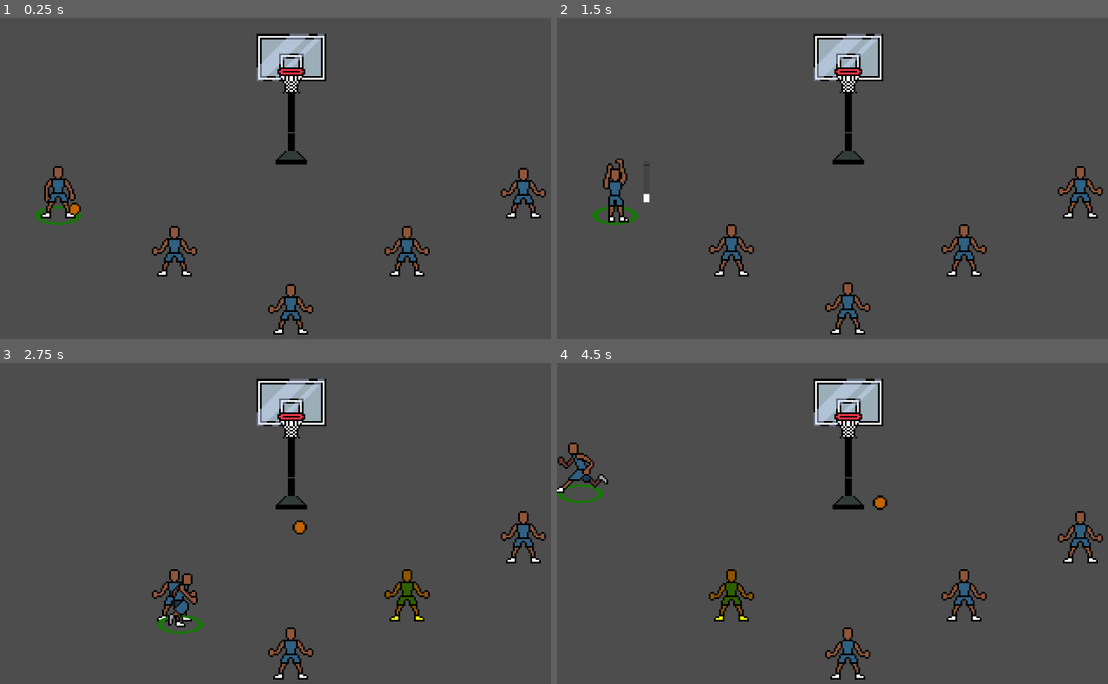
Above: before the commit, frames 1-4 (two rows, left to right).
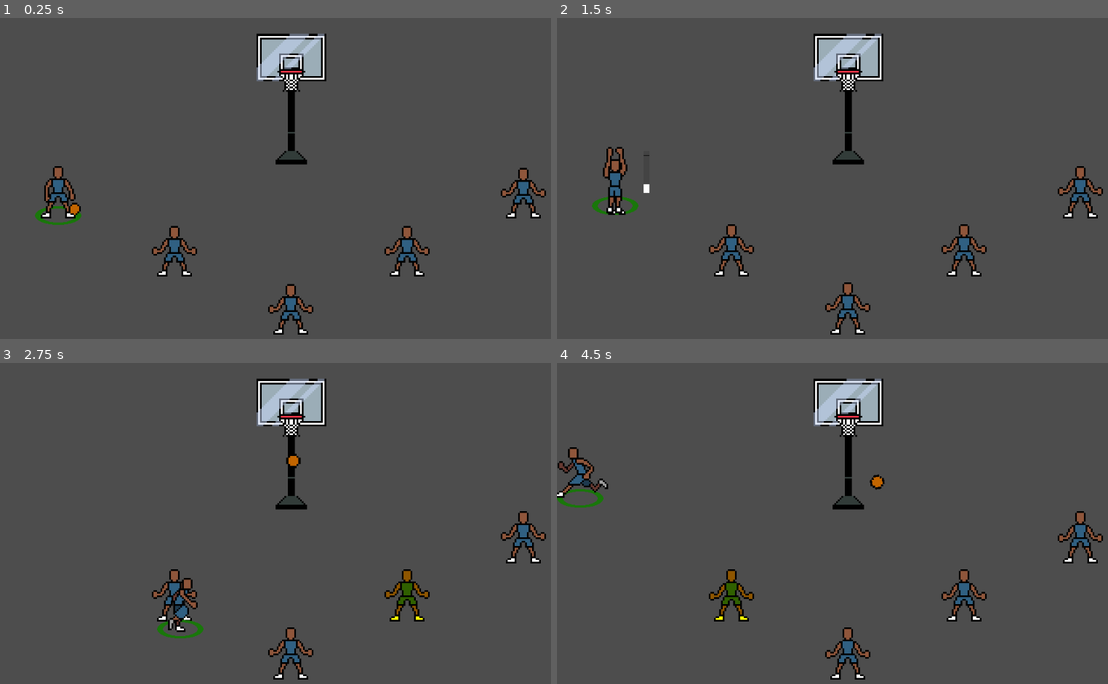
Above: after the commit, the same moments.

Repository: david8zhang/baller-quest-godot
Game: Godot game, scene res://scenes/Main.tscn
The game is run twice, just before and just after one commit, with the same random seed, the same clock (stepped at 60 frames per second) and the same inputs.
Inputs:
- Up to frame 1 (0.25 s): no input
- Up to frame 2 (1.5 s): hold Right (move_right) 0.53-1.28 s; hold F (shoot_ball) 0.53-1.28 s; hold Down (move_down) from 1.28 s (still down); tap Space (pass) at 1.35 s
- Up to frame 3 (2.75 s): tap F (shoot_ball) at 1.55 s; release Down (move_down) at 2.03 s; hold Right (move_right) from 2.03 s (still down); hold F (shoot_ball) from 2.03 s (still down)
- Up to frame 4 (4.5 s): release Right (move_right) at 2.78 s; release F (shoot_ball) at 2.78 s; hold Up (move_up) 2.78-3.53 s; tap F (shoot_ball) at 2.85, 4.35 s; hold F (shoot_ball) 3.53-4.28 s; hold Left (move_left) from 3.53 s (still down); tap Space (pass) at 3.6 s

The runs differ from the first frame. In frame 1, 0.2% of the frame differs, in the area x 50-56%, y 15-24%; in frame 2, 1.2%; in frame 3, 1.1%; in frame 4, 1.3%, in the area x 0-61%, y 15-46%.

Commit message:
added jump to shooting animation, fix some ball collision logic

Diff:
--- a/prefab/Hoop.tscn
+++ b/prefab/Hoop.tscn
@@ -5,7 +5,7 @@
 [ext_resource type="Texture2D" uid="uid://cvv33trh2olkr" path="res://sprites/objects/net.png" id="3_wf4pc"]
 
 [sub_resource type="RectangleShape2D" id="RectangleShape2D_w45wc"]
-size = Vector2(48, 12)
+size = Vector2(48, 9)
 
 [sub_resource type="RectangleShape2D" id="RectangleShape2D_v8qat"]
 size = Vector2(31.5, 31)
@@ -27,7 +27,7 @@
 texture = ExtResource("3_wf4pc")
 
 [node name="RimCollider" type="CollisionShape2D" parent="."]
-position = Vector2(1, -49)
+position = Vector2(1, -47.5)
 shape = SubResource("RectangleShape2D_w45wc")
 
 [node name="NetCollisionArea" type="Area2D" parent="."]
--- a/prefab/Player.tscn
+++ b/prefab/Player.tscn
@@ -264,30 +264,30 @@
 atlas = ExtResource("5_htj7d")
 region = Rect2(96, 120, 32, 40)
 
-[sub_resource type="AtlasTexture" id="AtlasTexture_hk3vg"]
+[sub_resource type="AtlasTexture" id="AtlasTexture_1b22c"]
+atlas = ExtResource("14_rlmax")
+region = Rect2(0, 45, 32, 45)
+
+[sub_resource type="AtlasTexture" id="AtlasTexture_of6rq"]
+atlas = ExtResource("14_rlmax")
+region = Rect2(64, 45, 32, 45)
+
+[sub_resource type="AtlasTexture" id="AtlasTexture_us71u"]
+atlas = ExtResource("14_rlmax")
+region = Rect2(32, 45, 32, 45)
+
+[sub_resource type="AtlasTexture" id="AtlasTexture_1pwtb"]
 atlas = ExtResource("14_rlmax")
 region = Rect2(0, 0, 32, 45)
 
-[sub_resource type="AtlasTexture" id="AtlasTexture_86f86"]
+[sub_resource type="AtlasTexture" id="AtlasTexture_rxgso"]
 atlas = ExtResource("14_rlmax")
 region = Rect2(32, 0, 32, 45)
 
-[sub_resource type="AtlasTexture" id="AtlasTexture_b6jhk"]
+[sub_resource type="AtlasTexture" id="AtlasTexture_cq80u"]
 atlas = ExtResource("14_rlmax")
 region = Rect2(64, 0, 32, 45)
 
-[sub_resource type="AtlasTexture" id="AtlasTexture_hko6b"]
-atlas = ExtResource("14_rlmax")
-region = Rect2(0, 45, 32, 45)
-
-[sub_resource type="AtlasTexture" id="AtlasTexture_r3kv5"]
-atlas = ExtResource("14_rlmax")
-region = Rect2(32, 45, 32, 45)
-
-[sub_resource type="AtlasTexture" id="AtlasTexture_tuwkc"]
-atlas = ExtResource("14_rlmax")
-region = Rect2(64, 45, 32, 45)
-
 [sub_resource type="SpriteFrames" id="SpriteFrames_x8wx5"]
 animations = [{
 "frames": [{
@@ -522,25 +522,40 @@
 }, {
 "frames": [{
 "duration": 1.0,
-"texture": SubResource("AtlasTexture_hk3vg")
-}, {
-"duration": 1.0,
-"texture": SubResource("AtlasTexture_86f86")
-}, {
-"duration": 1.0,
-"texture": SubResource("AtlasTexture_b6jhk")
-}, {
-"duration": 1.0,
-"texture": SubResource("AtlasTexture_hko6b")
-}, {
-"duration": 1.0,
-"texture": SubResource("AtlasTexture_r3kv5")
-}, {
-"duration": 1.0,
-"texture": SubResource("AtlasTexture_tuwkc")
+"texture": SubResource("AtlasTexture_1b22c")
 }],
 "loop": false,
-"name": &"shoot-front",
+"name": &"shoot-jump",
+"speed": 10.0
+}, {
+"frames": [{
+"duration": 1.0,
+"texture": SubResource("AtlasTexture_of6rq")
+}],
+"loop": false,
+"name": &"shoot-land",
+"speed": 10.0
+}, {
+"frames": [{
+"duration": 1.0,
+"texture": SubResource("AtlasTexture_us71u")
+}],
+"loop": false,
+"name": &"shoot-release",
+"speed": 10.0
+}, {
+"frames": [{
+"duration": 1.0,
+"texture": SubResource("AtlasTexture_1pwtb")
+}, {
+"duration": 1.0,
+"texture": SubResource("AtlasTexture_rxgso")
+}, {
+"duration": 1.0,
+"texture": SubResource("AtlasTexture_cq80u")
+}],
+"loop": false,
+"name": &"shoot-windup",
 "speed": 10.0
 }]
 
@@ -567,7 +582,7 @@
 [node name="AnimatedSprite2D" type="AnimatedSprite2D" parent="."]
 y_sort_enabled = true
 sprite_frames = SubResource("SpriteFrames_x8wx5")
-animation = &"shoot-front"
+animation = &"shoot-land"
 
 [node name="StateMachine" type="Node2D" parent="."]
 script = ExtResource("6_32c0f")
--- a/scripts/Ball.gd
+++ b/scripts/Ball.gd
@@ -2,6 +2,7 @@
 extends RigidBody2D
 
 var screen_size
+var shot_status
 @onready var collider = $CollisionShape2D
 @onready var net_detector = $NetDetector/CollisionShape2D
 @onready var player_detector = $PlayerDetector/CollisionShape2D
@@ -12,13 +13,19 @@
 	sprite.scale = Vector2(3.5, 3.5)
 
 
-func enable_collider():
+func enable_rim_collider():
 	set_collision_mask_value(2, true)
+
+
+func disable_rim_collider():
+	set_collision_mask_value(2, false)
+
+
+func enable_ground_collider():
 	set_collision_mask_value(4, true)
 
 
-func disable_collider():
-	set_collision_mask_value(2, false)
+func disable_ground_collider():
 	set_collision_mask_value(4, false)
 
 
@@ -38,6 +45,14 @@
 	if global_position.x > right_bound || global_position.x < left_bound || global_position.y > lower_bound:
 		queue_free()
 
+	if self.linear_velocity.y < 0:
+		disable_ground_collider()
+		disable_rim_collider()
+	elif self.linear_velocity.y > 0:
+		enable_ground_collider()
+		if shot_status == ShotMeter.SHOT_RESULT.MISS:
+			enable_rim_collider()
+
 
 func _on_net_detector_area_entered(area):
 	linear_velocity.x = linear_velocity.x * 0.25
--- a/scripts/Player.gd
+++ b/scripts/Player.gd
@@ -102,13 +102,12 @@
 	ball.global_position = Vector2(self.global_position.x, self.global_position.y - 100)
 	add_sibling(ball)
 	ball.disable_player_detector()
+	ball.shot_status = shot_result
 	if shot_result == ShotMeter.SHOT_RESULT.MAKE:
 		print("MAKE!")
-		ball.disable_collider()
 		create_arc(ball, Vector2(hoop.position.x, hoop.position.y - 50), 1.5)
 	else:
 		print("MISS!")
-		ball.enable_collider()
 		var x_target_miss_left = randi_range(hoop.global_position.x - 15, hoop.global_position.x - 10)
 		var x_target_miss_right = randi_range(hoop.global_position.x + 10, hoop.global_position.x + 15)
 		var x_target = x_target_miss_left if randi_range(0, 1) == 0 else x_target_miss_right
@@ -155,10 +154,37 @@
 	add_child(on_arc_complete_timer)
 
 
+func jump(custom_jump_complete_cb: Callable, jump_apex_cb: Callable, duration_sec: float):
+	self.set_gravity_scale(1)
+	var velocity_x = 0
+	var velocity_y = ((self.global_position.y - 50) - self.global_position.y - 490 * pow(duration_sec, 2)) / duration_sec
+	self.linear_velocity = Vector2(velocity_x, velocity_y)
+	var jump_peak_timer = Timer.new()
+
+	jump_peak_timer.wait_time = duration_sec / 2
+	jump_peak_timer.one_shot = true
+	jump_peak_timer.autostart = true
+	jump_peak_timer.connect("timeout", jump_apex_cb)
+	add_child(jump_peak_timer)
+
+	var jump_complete_timer = Timer.new()
+	jump_complete_timer.wait_time = duration_sec + 0.25
+	jump_complete_timer.one_shot = true
+	jump_complete_timer.autostart = true
+	var jump_complete_cb = Callable(self, "on_jump_complete").bind(custom_jump_complete_cb)
+	jump_complete_timer.connect("timeout", jump_complete_cb)
+	add_child(jump_complete_timer)
+
+
+func on_jump_complete(custom_jump_complete_cb: Callable):
+	self.set_gravity_scale(0)
+	self.linear_velocity = Vector2(0, 0)
+	custom_jump_complete_cb.call()
+
+
 func on_ball_arc_complete(ball: Ball, timer: Timer):
+	ball.enable_player_detector()
 	can_gain_possession = true
-	ball.enable_collider()
-	ball.enable_player_detector()
 	timer.queue_free()
 
 
--- a/scripts/fsm/ShootState.gd
+++ b/scripts/fsm/ShootState.gd
@@ -22,27 +22,37 @@
 		is_released = true
 
 func enter(msg:={}):
-	anim_sprite.play("shoot-front")
-	anim_sprite.frame_changed.connect(_shoot_anim_frame_changed)
-	anim_sprite.animation_finished.connect(_shoot_anim_completed)
+	anim_sprite.play("shoot-windup")
+	anim_sprite.animation_finished.connect(_shoot_windup_complete)
 
 func exit():
 	is_released = false
 
-func _shoot_anim_frame_changed():
+func _shoot_windup_complete():
 	var player = entity as Player
-	if anim_sprite.frame == 4:
-		player.shoot_ball(ShotMeter.SHOT_RESULT.MAKE)
-		anim_sprite.frame_changed.disconnect(_shoot_anim_frame_changed)
+	anim_sprite.animation_finished.disconnect(_shoot_windup_complete)
+	anim_sprite.play("shoot-jump")
 
-func _shoot_anim_completed():
+	var on_jump_complete_callable = Callable(self, "on_jump_complete")
+	var on_jump_peak_callable = Callable(self, "on_jump_peak")
+	player.jump(on_jump_complete_callable, on_jump_peak_callable, 0.5)
+
+
+func on_jump_complete():
 	var player = entity as Player
+	anim_sprite.play("shoot-land")
 	var timer = Timer.new()
 	timer.autostart = true
 	timer.one_shot = true
-	timer.wait_time = 0.5
+	timer.wait_time = 0.1
 	timer.timeout.connect(_follow_through_complete)
 	add_sibling(timer)
+
+
+func on_jump_peak():
+	var player = entity as Player
+	anim_sprite.play("shoot-release")
+	player.shoot_ball(shot_result)
 
 
 func _follow_through_complete():
Binary file changed: sprites/objects/net.png
Binary file changed: sprites/player/shoot-front.png
